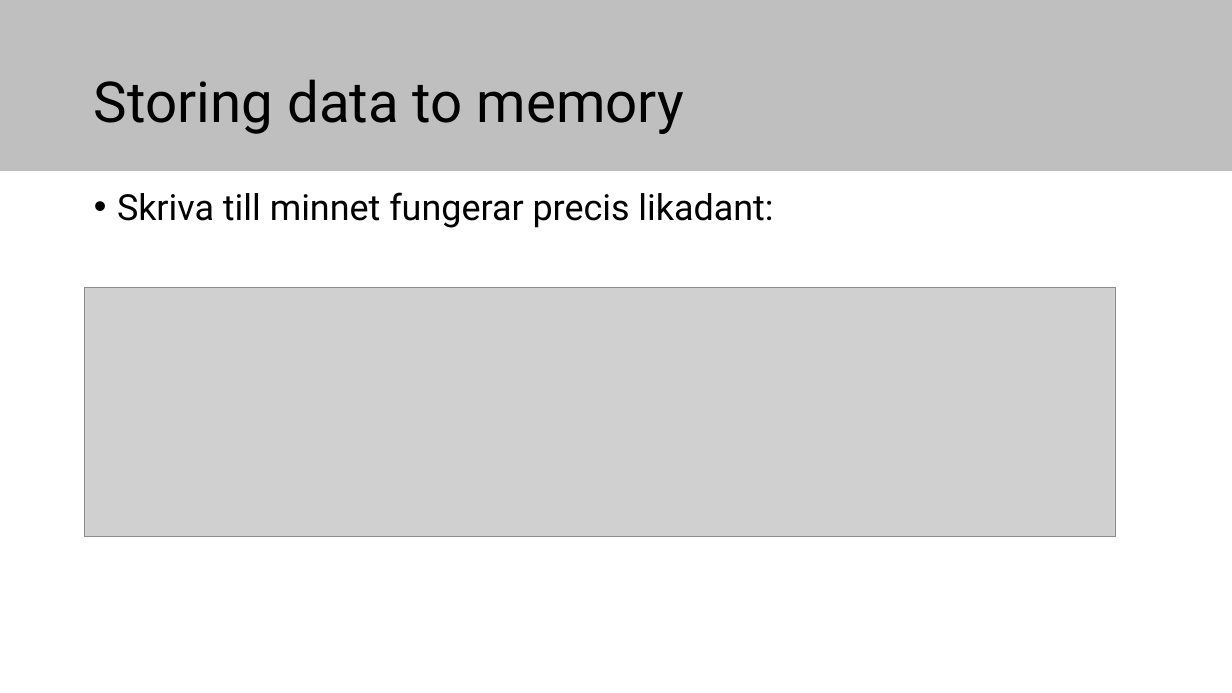
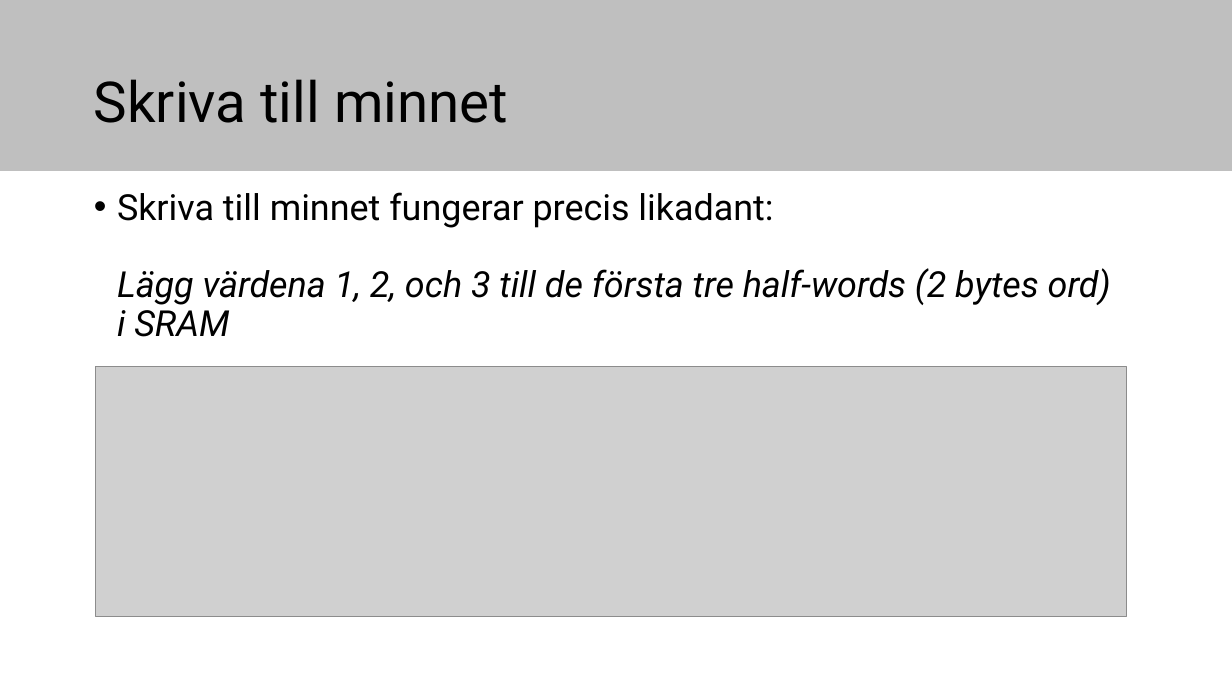
Before and after one commit to elias-at-chalmers/mop-lecture_notes-mirror, a slide deck: slide 33 of slides/lecture02-assembly1.pptx (slide 30 before the commit). Drawn at 1232x693 pixels with LibreOffice and Linux fonts; fonts in the diff are those of the drawing; grey boxes stand for pictures. Boxes give left, top, right and bottom in pixels: in the first picture for what was removed or moved away, otherwise in the second. Text is boxed around its words. In the diff, an @@ line names an element or a change of style, - is before the commit and + after.

```diff
--- a/slides/lecture02-assembly1.pptx
+++ b/slides/lecture02-assembly1.pptx
@@ title at (x1=94, y1=79, x2=508, y2=123): text changed @@
-Storing data to memory
+Skriva till minnet
@@ text at (x1=117, y1=192, x2=1111, y2=337): text changed; italic on @@
-• Skriva till minnet fungerar precis likadant:
+• Skriva till minnet fungerar precis likadant:
+  Lägg värdena 1, 2, och 3 till de första tre half-words (2 bytes ord)
+  i SRAM
@@ picture moved from (x1=85, y1=287, x2=1116, y2=537) to (x1=96, y1=367, x2=1128, y2=616) @@
```
Also in this commit, not shown: 6 other slides changed, 5 slides added, 1 slide removed.
